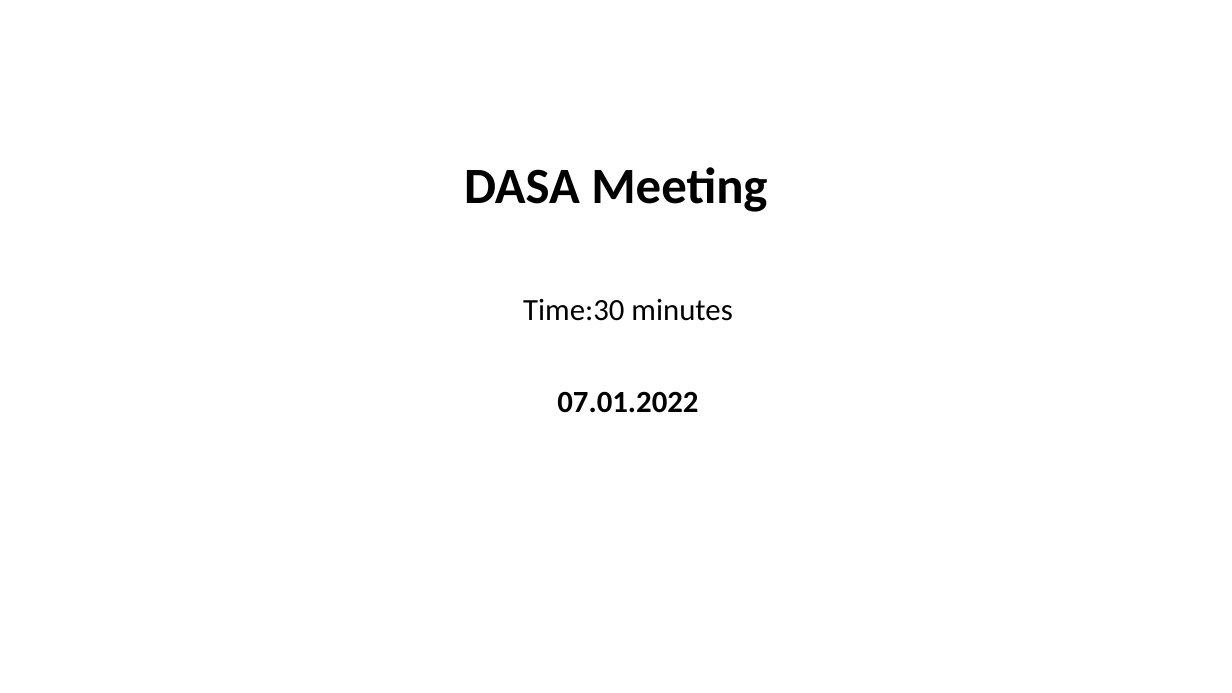
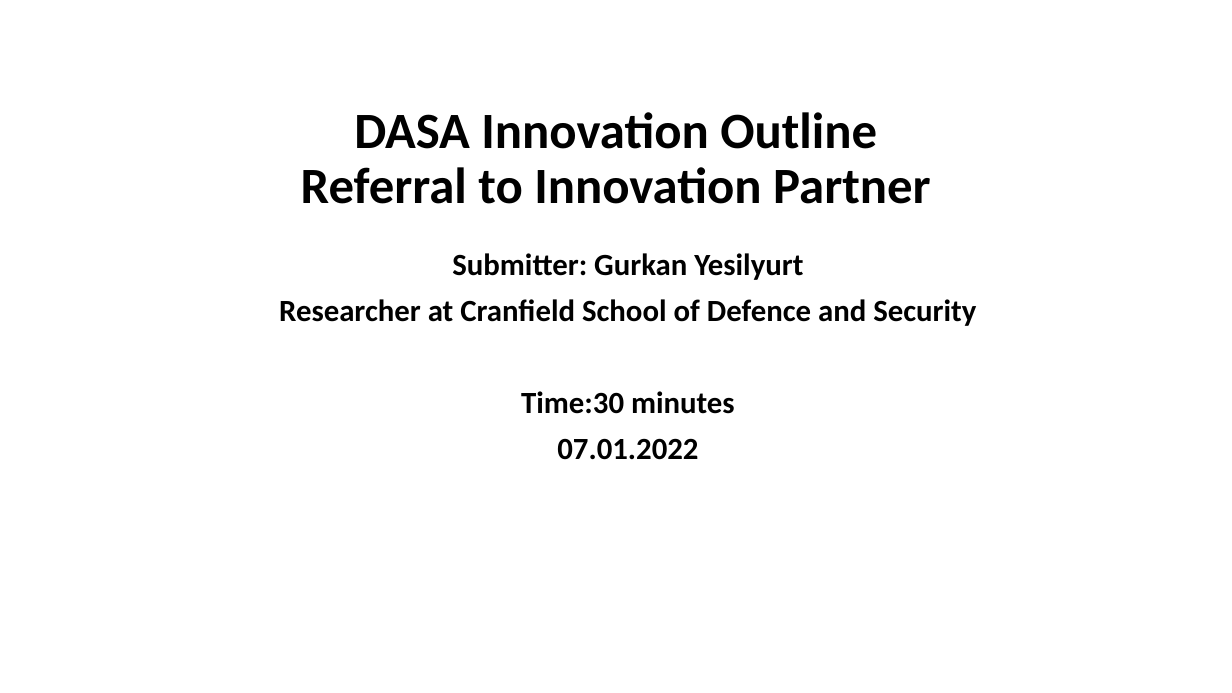
Before and after one commit to GurkanGitHub/PhD, a slide deck: slide 18 of PhD Discussion.pptx. Drawn at 1232x693 pixels with LibreOffice and Linux fonts; fonts in the diff are those of the drawing. Boxes give left, top, right and bottom in pixels: in the first picture for what was removed or moved away, otherwise in the second. Text is boxed around its words. In the diff, an @@ line names an element or a change of style, - is before the commit and + after.

```diff
--- a/PhD Discussion.pptx
+++ b/PhD Discussion.pptx
@@ title at (x1=301, y1=112, x2=931, y2=204): text changed @@
-DASA Meeting
+DASA Innovation Outline
+Referral to Innovation Partner
@@ subtitle "Submitter: Gurkan Yesilyurt" moved from (x1=523, y1=299, x2=732, y2=413) to (x1=279, y1=253, x2=976, y2=460) @@
@@ subtitle at (x1=279, y1=253, x2=976, y2=326): paragraphs added @@
+Submitter: Gurkan Yesilyurt
+Researcher at Cranfield School of Defence and Security
@@ subtitle at (x1=521, y1=391, x2=735, y2=414): bold on in "Time:30 minutes" @@
```
Also in this commit, not shown: 3 other slides changed, 8 slides added, 4 slides removed, 8 other files.
